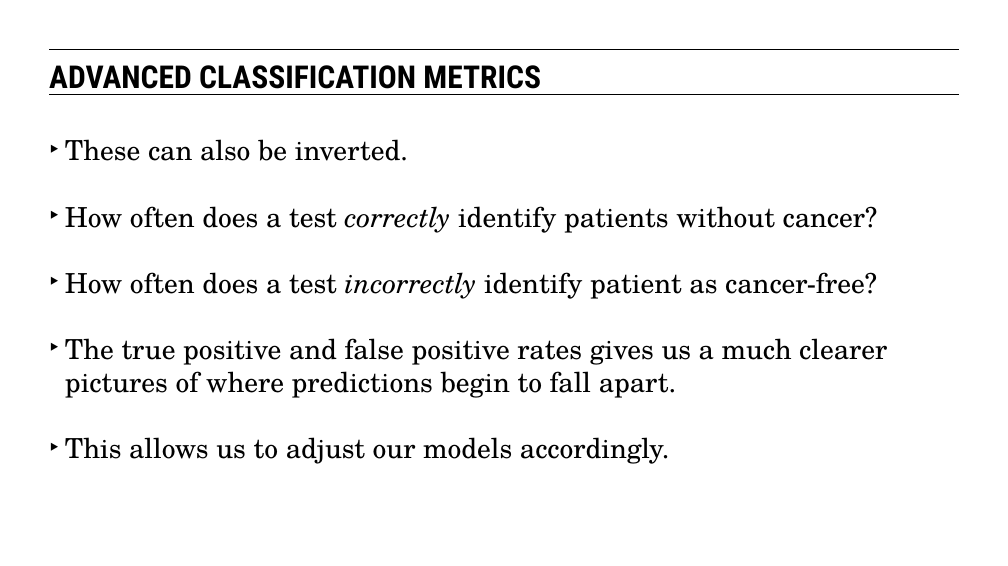
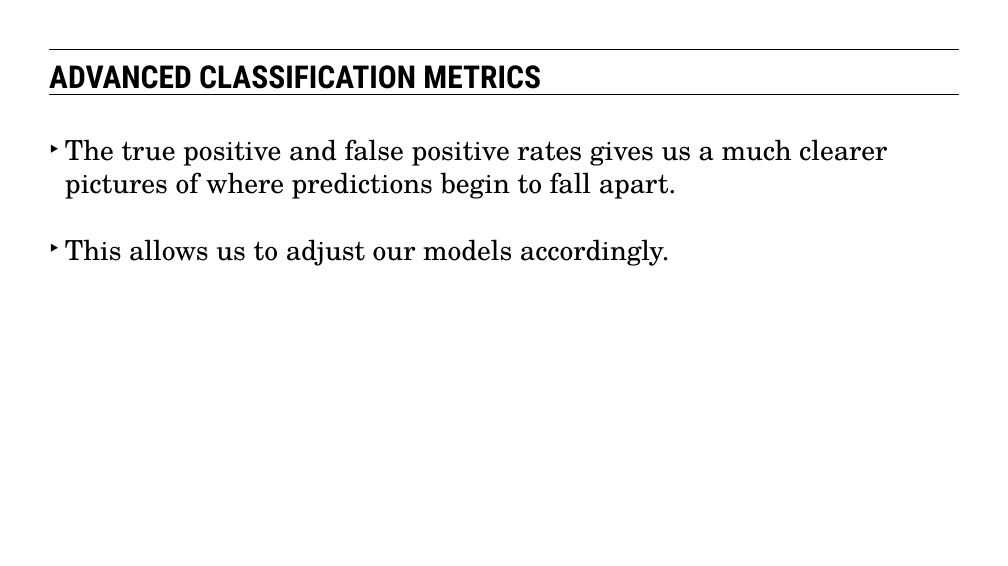
Before and after one commit to eflautt/ga-data-science, a slide deck: slide 46 of lessons/lesson-09/09-intro-to-logistic-regression.pptx (slide 42 before the commit). Drawn at 1008x566 pixels with LibreOffice and Linux fonts; fonts in the diff are those of the drawing. Boxes give left, top, right and bottom in pixels: in the first picture for what was removed or moved away, otherwise in the second. Text is boxed around its words. In the diff, an @@ line names an element or a change of style, - is before the commit and + after.

```diff
--- a/lessons/lesson-09/09-intro-to-logistic-regression.pptx
+++ b/lessons/lesson-09/09-intro-to-logistic-regression.pptx
@@ text at (65, 139, 878, 299): paragraphs removed @@
-‣ These can also be inverted.
-‣ How often does a test correctly identify patients without cancer?
-‣ How often does a test incorrectly identify patient as cancer-free?
```
Also in this commit, not shown: 15 other slides changed, 11 slides added.
